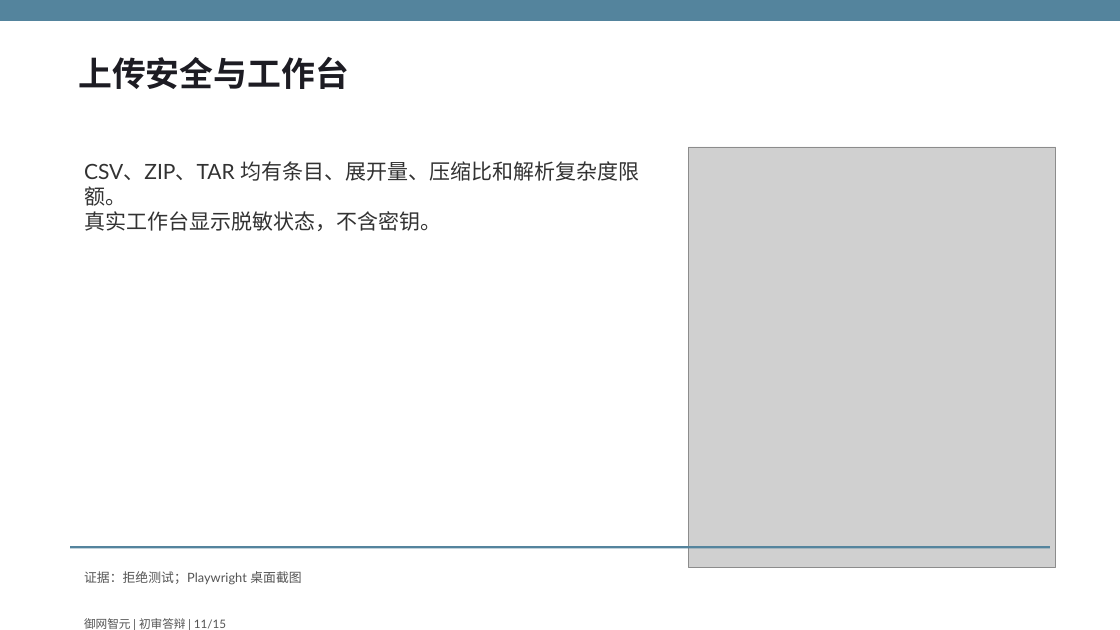
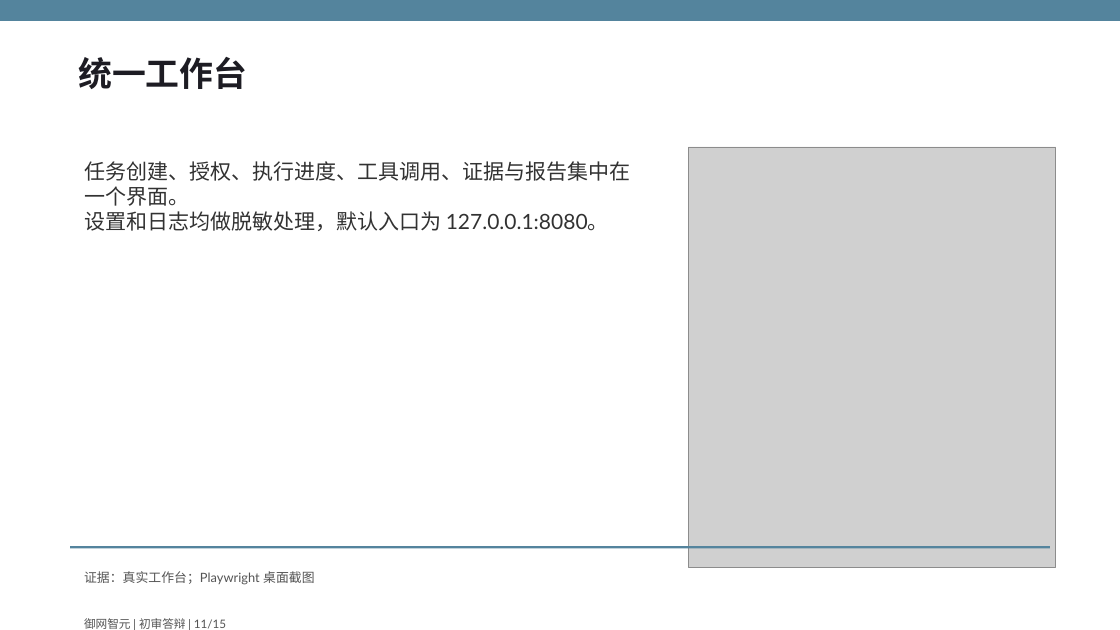
Before and after one commit to fuyao0612/gdaib-ctf-agent, a slide deck: slide 11 of output/submission/御网智元-初审答辩.pptx. Drawn at 1120x630 pixels with LibreOffice and Linux fonts; fonts in the diff are those of the drawing; grey boxes stand for pictures. Boxes give left, top, right and bottom in pixels: in the first picture for what was removed or moved away, otherwise in the second. Text is boxed around its words. In the diff, an @@ line names an element or a change of style, - is before the commit and + after.

Commit message:
移除非官方评测概念并恢复统一部署入口

```diff
--- a/output/submission/御网智元-初审答辩.pptx
+++ b/output/submission/御网智元-初审答辩.pptx
@@ text at [78, 57, 247, 89]: text changed @@
-上传安全与工作台
+统一工作台
@@ text at [84, 161, 630, 231]: text changed @@
-CSV、ZIP、TAR 均有条目、展开量、压缩比和解析复杂度限额。
-真实工作台显示脱敏状态，不含密钥。
+任务创建、授权、执行进度、工具调用、证据与报告集中在一个界面。
+设置和日志均做脱敏处理，默认入口为 127.0.0.1:8080。
@@ text at [84, 571, 314, 585]: text changed @@
-证据：拒绝测试；Playwright 桌面截图
+证据：真实工作台；Playwright 桌面截图
```
Also in this commit, not shown: 14 other slides changed, 48 other files.
